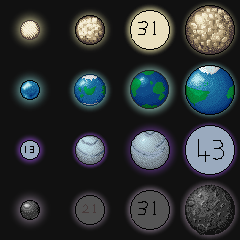
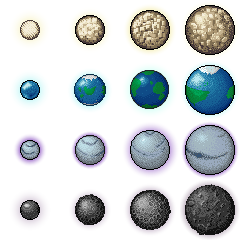
Layers edited between the first and the second 240 x 240 image:
painted on "planet_4_3.png" over box(186, 126, 234, 174)
renamed "planet_2_4.png" to "planet_2_4.png #1", moved it above "planet_3_4.png", painted on it over box(68, 188, 112, 232)
painted on "planet_3_4.png" over box(130, 190, 171, 230)
painted on "planet_1_3.png" over box(21, 141, 39, 159)
painted on "planet_3_1.png" over box(131, 11, 169, 49)
hid "Background" over box(0, 0, 240, 240)
